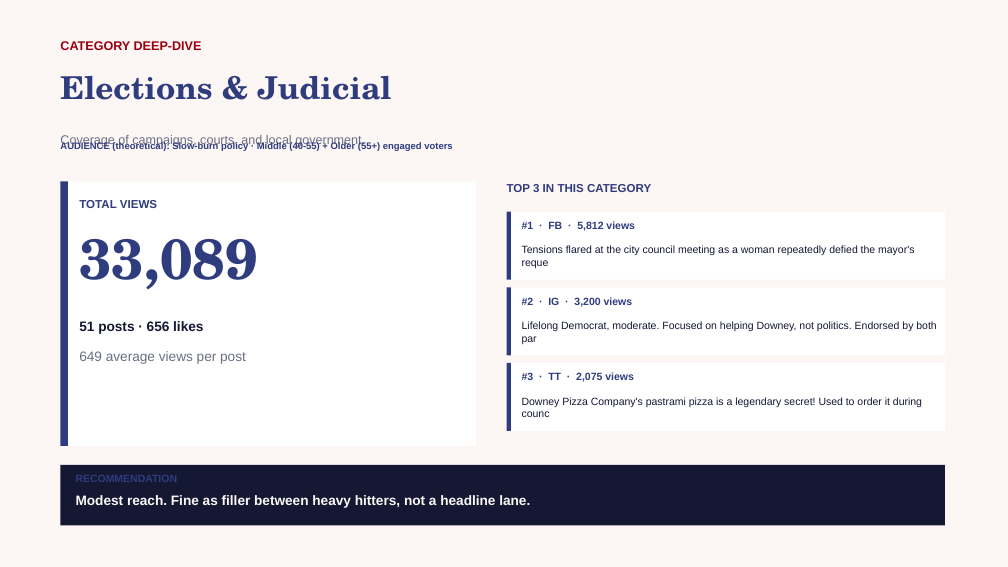
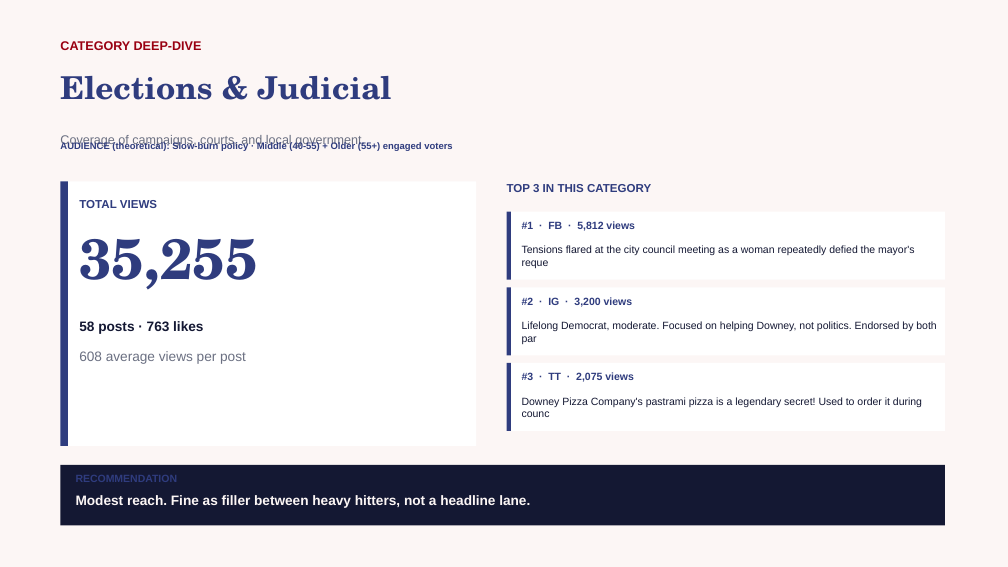
Before and after one commit to zvmmer/talking-downey-kpis, a slide deck: slide 14 of SPONSOR_CONTENT_REPORT.pptx. Drawn at 1008x567 pixels with LibreOffice and Linux fonts; fonts in the diff are those of the drawing. Boxes give left, top, right and bottom in pixels: in the first picture for what was removed or moved away, otherwise in the second. Text is boxed around its words. In the diff, an @@ line names an element or a change of style, - is before the commit and + after.

```diff
--- a/SPONSOR_CONTENT_REPORT.pptx
+++ b/SPONSOR_CONTENT_REPORT.pptx
@@ text at [79, 239, 257, 290]: text changed @@
-33,089
+35,255
@@ text at [79, 321, 203, 334]: text changed @@
-51 posts · 656 likes
+58 posts · 763 likes
@@ text at [79, 351, 246, 364]: text changed @@
-649 average views per post
+608 average views per post
```
Also in this commit, not shown: 10 other slides changed, 5 other files.
